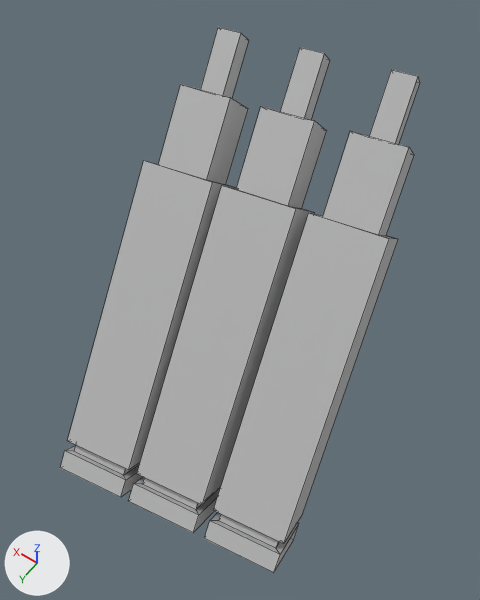
What one commit did to the FBX model BGN CITY WARS/Assets/BLOCKYGON ASSETS ©/MODELS/WEAPONS AND GEARS/POWER UPS/BGN-AMMO PU.fbx.
Both versions are drawn from a 50 mm lens placed at (-0.115, 0.255, 0.848), pointed at (0.2, -0.186, 0.154). Arrows for +X, +Y and +Z are at lower left; the lights stay in place. Mesh edges are drawn as thin lines. Where no turn or scale is listed for an object, it has been applied to the vertices.

In view in the first picture: 'BGN_AMMO_PU'.
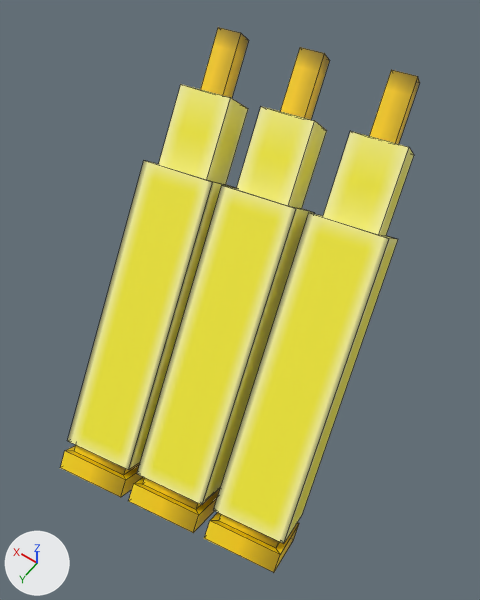
The newer file is also turned or shifted as a whole; pictures and numbers use the older file's frame.

What differs and where, as boxes [x1, y1, x2, y2] in the pictures (480 x 600 px):
'BGN_AMMO_PU', surface changed (grey to yellow): [60, 27, 420, 572] in both

Edits to the bpy script that builds the scene:
```text
Add img_bullet_icon_png:
    img_bullet_icon_png = load_image('BULLET ICON.PNG', '../../../BGN_UI BUTTONS/BULLET ICON.PNG', 9, 32, 'sRGB')
Change mat_bullet_icon:
    remove mat_bullet_icon.base_color = (0.5, 0.5, 0.5)  # grey #bcbcbc
    add mat_bullet_icon.texture = img_bullet_icon_png  # with its transparency
```
